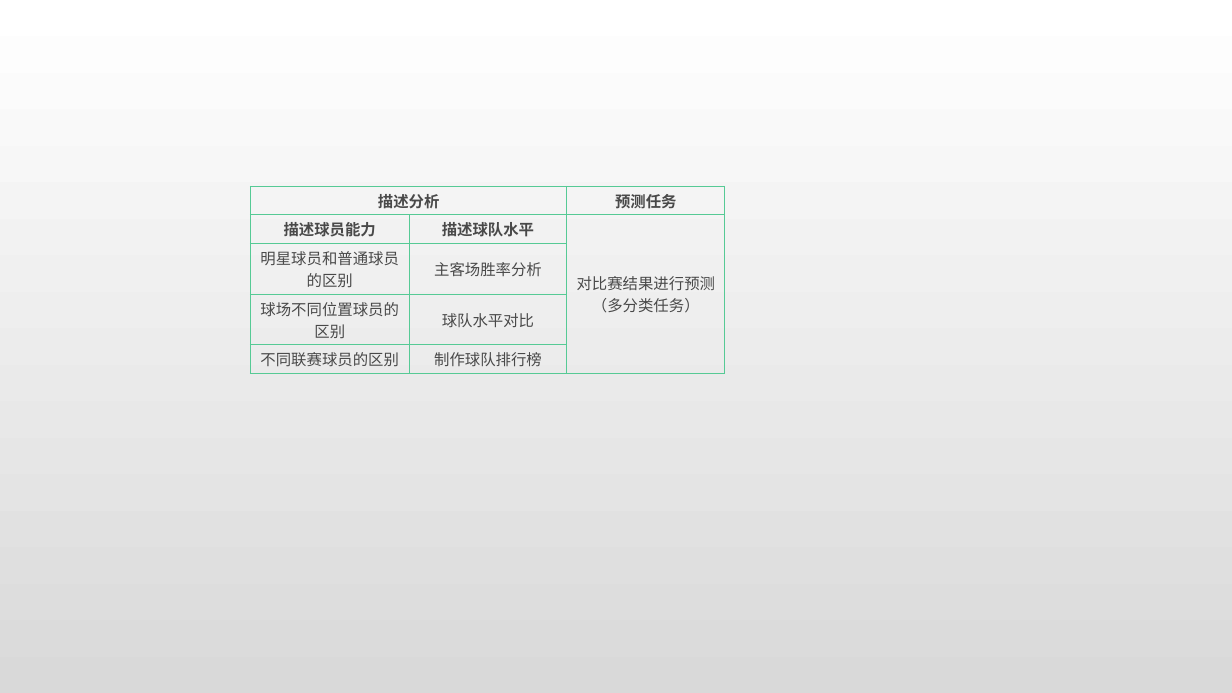
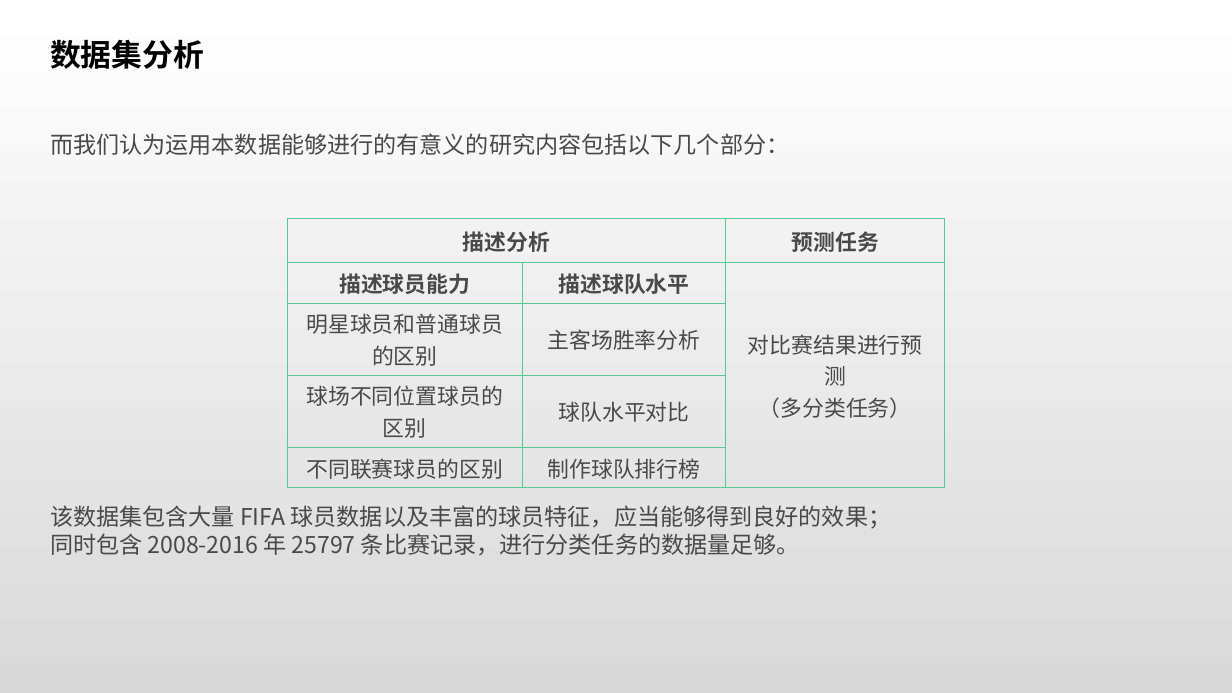
Before and after one commit to rucnyz/soccer, a slide deck: slide 4 of notebooks/欧洲足球展示.pptx (slide 3 before the commit). Drawn at 1232x693 pixels with LibreOffice and Linux fonts; fonts in the diff are those of the drawing. Boxes give left, top, right and bottom in pixels: in the first picture for what was removed or moved away, otherwise in the second. Text is boxed around its words. In the diff, an @@ line names an element or a change of style, - is before the commit and + after.

```diff
--- a/notebooks/欧洲足球展示.pptx
+++ b/notebooks/欧洲足球展示.pptx
@@ text added at (50,39,204,69), 24 pt, text #000000, bold @@
+数据集分析
@@ text added at (50,133,789,155), 18 pt, text #494949 @@
+而我们认为运用本数据能够进行的有意义的研究内容包括以下几个部分：
@@ table at (287,218,945,483) @@
@@ size 12 to 17 pt @@
@@ table: place and size @@
-table at (250,187,726,371)
+table at (287,218,945,483)
@@ text added at (50,505,892,555), 18 pt, text #494949 @@
+该数据集包含大量 FIFA 球员数据以及丰富的球员特征，应当能够得到良好的效果；
+同时包含 2008-2016 年 25797 条比赛记录，进行分类任务的数据量足够。
```
Also in this commit, not shown: 1 other slide changed, 23 slides added, 2 other files.
